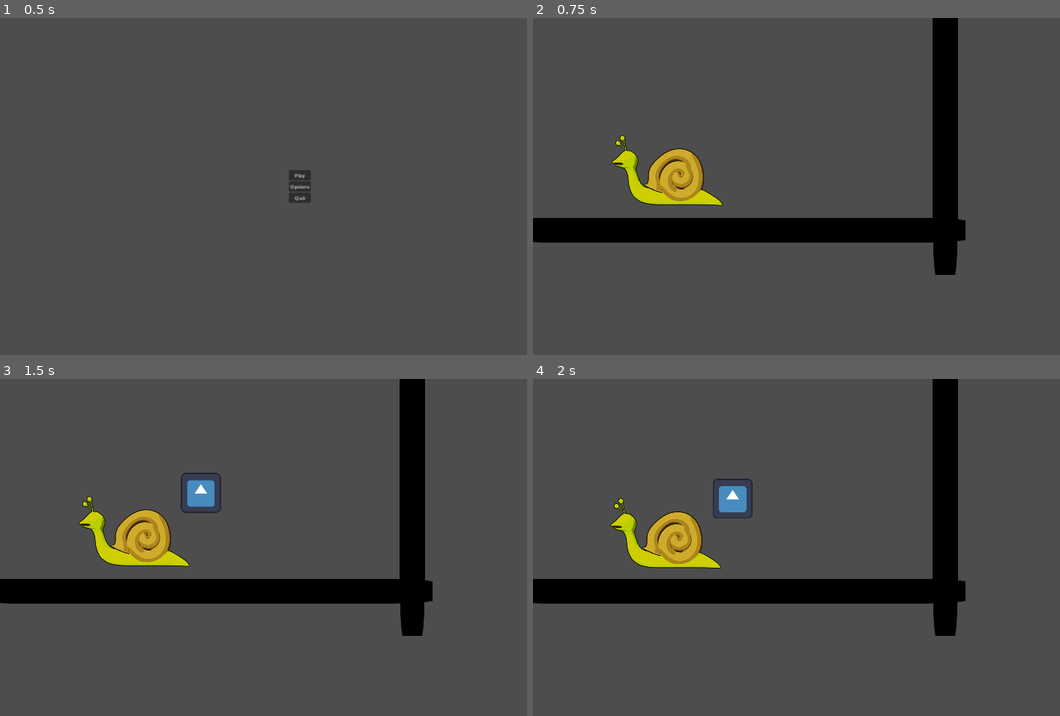
Above: before the commit, frames 1-4 (two rows, left to right).
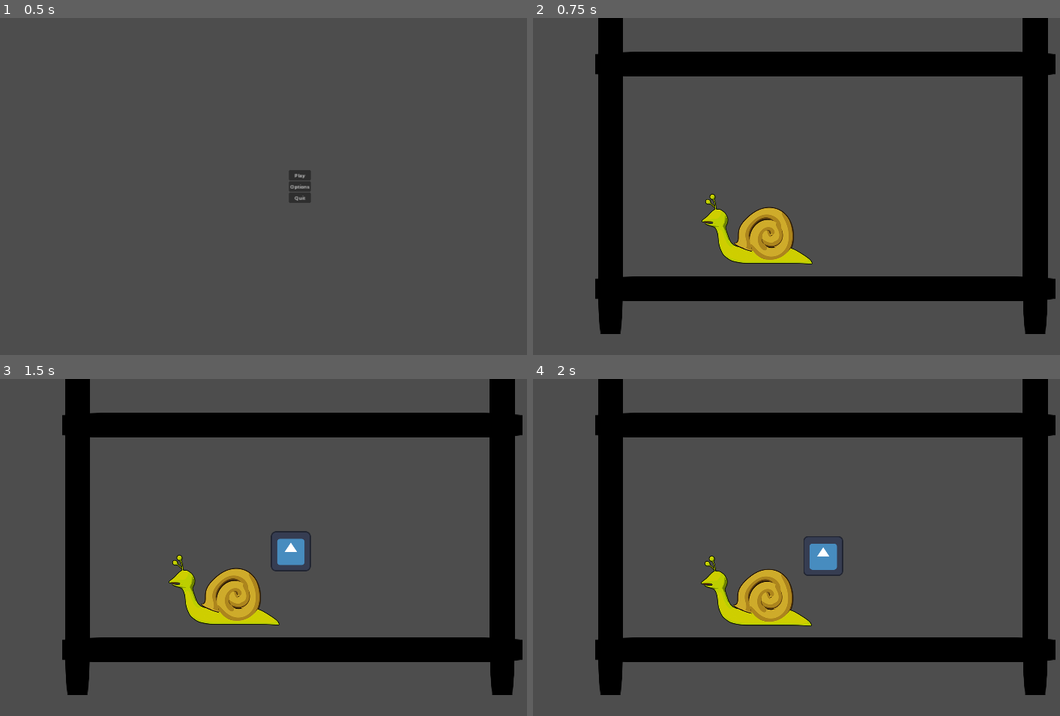
Above: after the commit, the same moments.

Repository: Nia-Dalimunthe/GDC-4---Insaniquarium
Game: Godot game, scene res://Scenes/menu.tscn
The game is run twice, just before and just after one commit, with the same random seed, the same clock (stepped at 60 frames per second) and the same inputs. The project has no main scene, so this scene is started directly. The engine's default icon, where the game draws it, is replaced by a stand-in: a white triangle on a blue panel in a dark square.
Inputs (mouse positions are in pixels of both pictures, inside the frame that each line leads up to; where the layout moved, square brackets give the same spot in the first picture):
- Up to frame 1 (0.5 s): no input
- Up to frame 2 (0.75 s): click "Play" at 0.5 s
- Up to frame 3 (1.5 s): click (289, 547) [200, 490] at 1.25 s
- Up to frame 4 (2 s): no input

Frame 1 is identical in both runs. In frame 2, 31% of the frame differs, in the area x 0-100%, y 0-94%; in frame 3, 32%; in frame 4, 32%.

Commit message:
Pause menu
Added functional pause menu

Diff:
--- /dev/null
+++ b/Scenes/pause.gd
@@ -0,0 +1,11 @@
+extends Control
+
+@onready var main = $"../../"
+
+
+func _on_resume_pressed():
+	main.pauseMenu()
+
+
+func _on_main_menu_pressed():
+	get_tree().change_scene_to_file("res://Scenes/menu.tscn")
--- /dev/null
+++ b/Scenes/pause.tscn
@@ -0,0 +1,42 @@
+[gd_scene load_steps=2 format=3 uid="uid://fw1w2yt3n10u"]
+
+[ext_resource type="Script" path="res://Scenes/pause.gd" id="1_46g00"]
+
+[node name="Pause" type="Control"]
+texture_filter = 1
+layout_mode = 3
+anchors_preset = 15
+anchor_right = 1.0
+anchor_bottom = 1.0
+grow_horizontal = 2
+grow_vertical = 2
+script = ExtResource("1_46g00")
+
+[node name="MarginContainer" type="MarginContainer" parent="."]
+layout_mode = 1
+anchors_preset = 8
+anchor_left = 0.5
+anchor_top = 0.5
+anchor_right = 0.5
+anchor_bottom = 0.5
+offset_left = -4.0
+offset_top = -10.0
+offset_right = 4.0
+offset_bottom = 10.0
+grow_horizontal = 2
+grow_vertical = 2
+
+[node name="VBoxContainer" type="VBoxContainer" parent="MarginContainer"]
+layout_mode = 2
+
+[node name="Resume" type="Button" parent="MarginContainer/VBoxContainer"]
+texture_filter = 1
+layout_mode = 2
+text = "Resume"
+
+[node name="Main Menu" type="Button" parent="MarginContainer/VBoxContainer"]
+layout_mode = 2
+text = "Main Menu"
+
+[connection signal="pressed" from="MarginContainer/VBoxContainer/Resume" to="." method="_on_resume_pressed"]
+[connection signal="pressed" from="MarginContainer/VBoxContainer/Main Menu" to="." method="_on_main_menu_pressed"]
--- a/Scenes/world.gd
+++ b/Scenes/world.gd
@@ -1,7 +1,26 @@
 extends Node2D
 
+@onready var pause_menu = $Camera2D/Pause
+
+var paused = false
 var food = preload("res://Scenes/pelet.tscn")
 
+func _ready():
+	Engine.time_scale = 1
+
+func _process(delta):
+	if Input.is_action_just_pressed("pause"):
+		pauseMenu()
+
+func pauseMenu():
+	if paused:
+		pause_menu.hide()
+		Engine.time_scale = 1
+	else:
+		pause_menu.show()
+		Engine.time_scale = 0
+
+	paused = !paused
 
 func _on_click_area_pressed():
 	var obj = food.instantiate()
--- a/Scenes/world.tscn
+++ b/Scenes/world.tscn
@@ -1,8 +1,9 @@
-[gd_scene load_steps=5 format=3 uid="uid://bwlytyvnyoi6c"]
+[gd_scene load_steps=6 format=3 uid="uid://bwlytyvnyoi6c"]
 
 [ext_resource type="Script" path="res://Scenes/world.gd" id="1_5aka8"]
 [ext_resource type="Texture2D" uid="uid://tt8dn3emg4f2" path="res://icon.svg" id="1_r2rq2"]
 [ext_resource type="PackedScene" uid="uid://bljyct6avnxxg" path="res://Scenes/snore.tscn" id="3_lnvfu"]
+[ext_resource type="PackedScene" uid="uid://fw1w2yt3n10u" path="res://Scenes/pause.tscn" id="4_i0y4f"]
 
 [sub_resource type="RectangleShape2D" id="RectangleShape2D_vd4fs"]
 size = Vector2(1280, 80)
@@ -82,5 +83,14 @@
 
 [node name="Pellets" type="Node2D" parent="."]
 
+[node name="Camera2D" type="Camera2D" parent="."]
+position = Vector2(672, 352)
+
+[node name="Pause" parent="Camera2D" instance=ExtResource("4_i0y4f")]
+visible = false
+offset_left = -8.0
+offset_right = -8.0
+scale = Vector2(4, 4)
+
 [connection signal="body_entered" from="Wall_bot" to="." method="_on_wall_bot_body_entered"]
 [connection signal="pressed" from="Click_area" to="." method="_on_click_area_pressed"]
--- a/project.godot
+++ b/project.godot
@@ -22,6 +22,14 @@
 window/size/window_height_override=1080
 window/stretch/mode="canvas_items"
 
+[input]
+
+pause={
+"deadzone": 0.5,
+"events": [Object(InputEventKey,"resource_local_to_scene":false,"resource_name":"","device":-1,"window_id":0,"alt_pressed":false,"shift_pressed":false,"ctrl_pressed":false,"meta_pressed":false,"pressed":false,"keycode":0,"physical_keycode":4194305,"key_label":0,"unicode":0,"echo":false,"script":null)
+]
+}
+
 [rendering]
 
 renderer/rendering_method="gl_compatibility"
